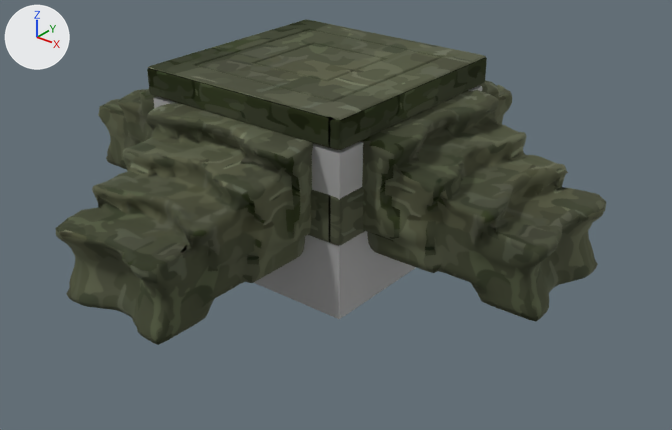
Before and after pictures for a commit that changed the FBX model Assets/NewEnv/FBX/_New/CenterBase.fbx.
Camera for both pictures: a 50 mm lens placed at (7.12, -8.6, 4.7), pointed at (0.34, -0.12, -0.56). The lights are fixed; the arrows at upper left show +X, +Y and +Z. Where no turn or scale is listed for an object, it has been applied to the vertices.

Objects in the first picture: 'Base', 'Base.CENTER', 'Stairs.001'.
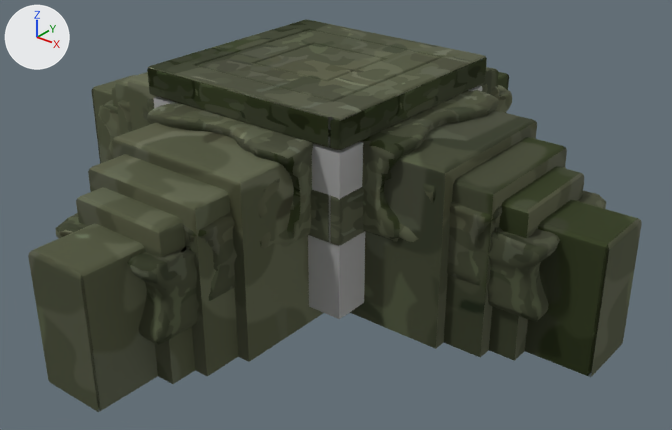
Changed parts and their boxes [x1, y1, x2, y2] in the pictures (672 x 430 px):
'Cube.001', added (green): after [28, 67, 509, 412]
'Cube', added (green): after [92, 72, 642, 377]
'Stairs.001', unchanged, covered by the edit: before [55, 81, 606, 345]; after [55, 74, 606, 345]

The change in detail:
Mesh me_cube_002 is new.
It has 172 vertices, 168 faces and spans x -2.61..5.61, y -1.0..1.0, z -0.96..1.23.
It uses material mat_escales_002 (picture img_13_png).
Mesh me_cube_003 is new.
It has 172 vertices, 168 faces and spans x -1.0..1.0, y -2.61..5.61, z -0.96..1.23.
It uses material mat_escales_002 (picture img_13_png).
Object 'Cube' (ob_cube) is new; it shows me_cube_002.
Its location is (-1.51, 0.0, -0.3).
Object 'Cube.001' (ob_cube_001) is new; it shows me_cube_003.
Its location is (0.02, -1.51, -0.3).
